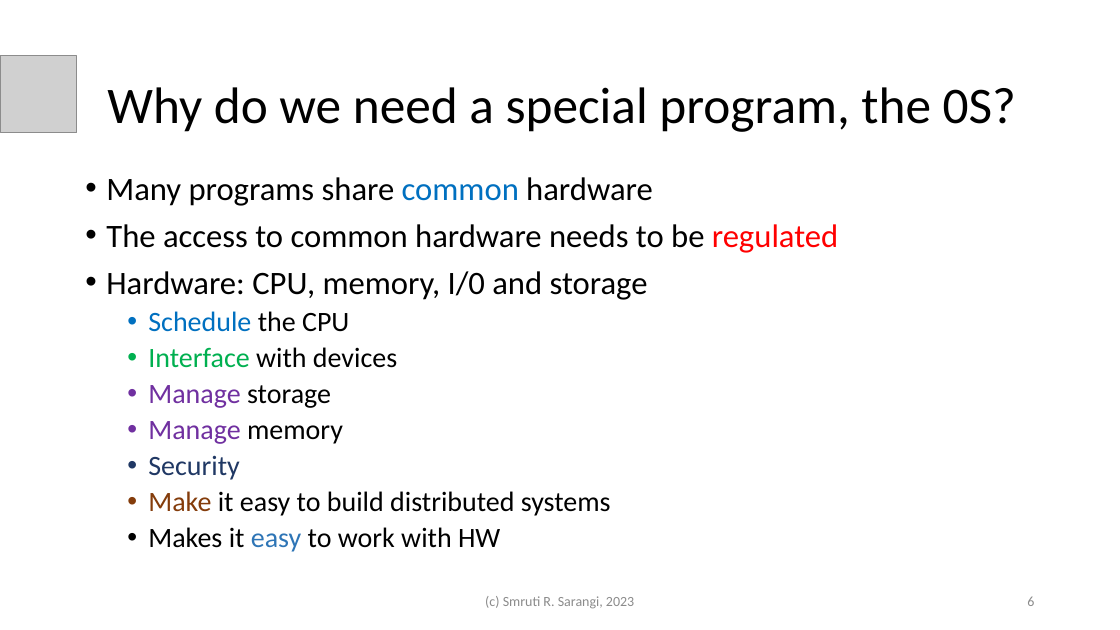
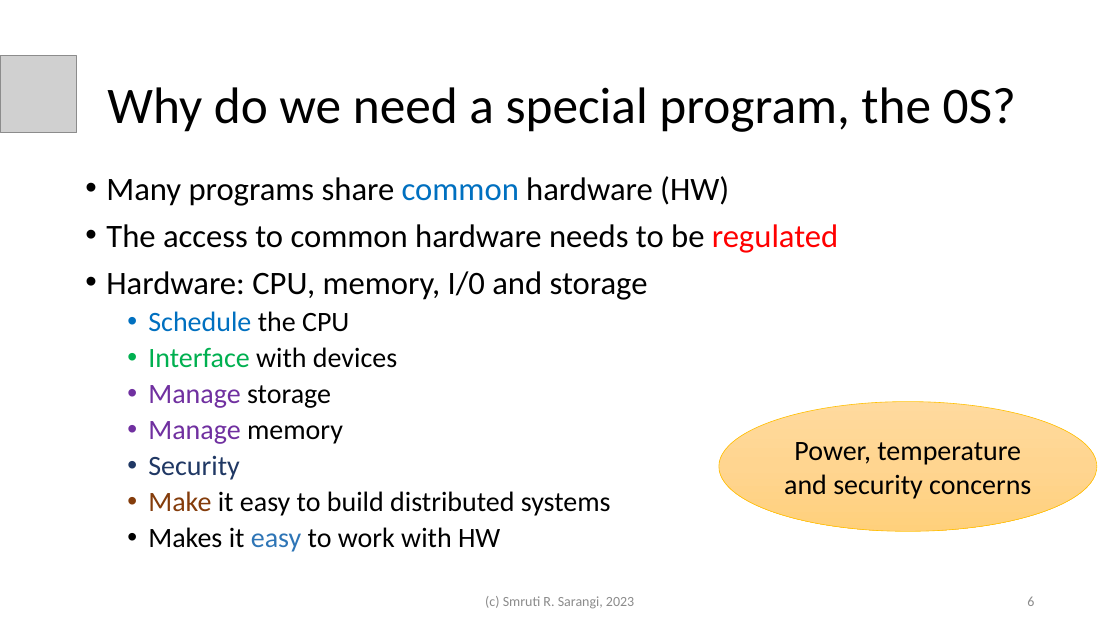
Before and after one commit to srsarangi/srsarangi.github.io, a slide deck: slide 6 of osbook/slides/1.intro.pptx. Drawn at 1120x630 pixels with LibreOffice and Linux fonts; fonts in the diff are those of the drawing; grey boxes stand for pictures. Boxes give left, top, right and bottom in pixels: in the first picture for what was removed or moved away, otherwise in the second. Text is boxed around its words. In the diff, an @@ line names an element or a change of style, - is before the commit and + after.

```diff
--- a/osbook/slides/1.intro.pptx
+++ b/osbook/slides/1.intro.pptx
@@ text at (106, 176, 729, 206): text changed @@
-• Many programs share common hardware
+• Many programs share common hardware (HW)
@@ ellipse added at (719, 402, 1097, 532), fill gradient #FFDB9E to #FFD590 to #FFD07C, outline #FFC000 0.5 pt, 24 pt, text #000000 @@
+Power, temperature and security concerns
```
Also in this commit, not shown: 13 other slides changed, 2 slides added, 1 other file.
